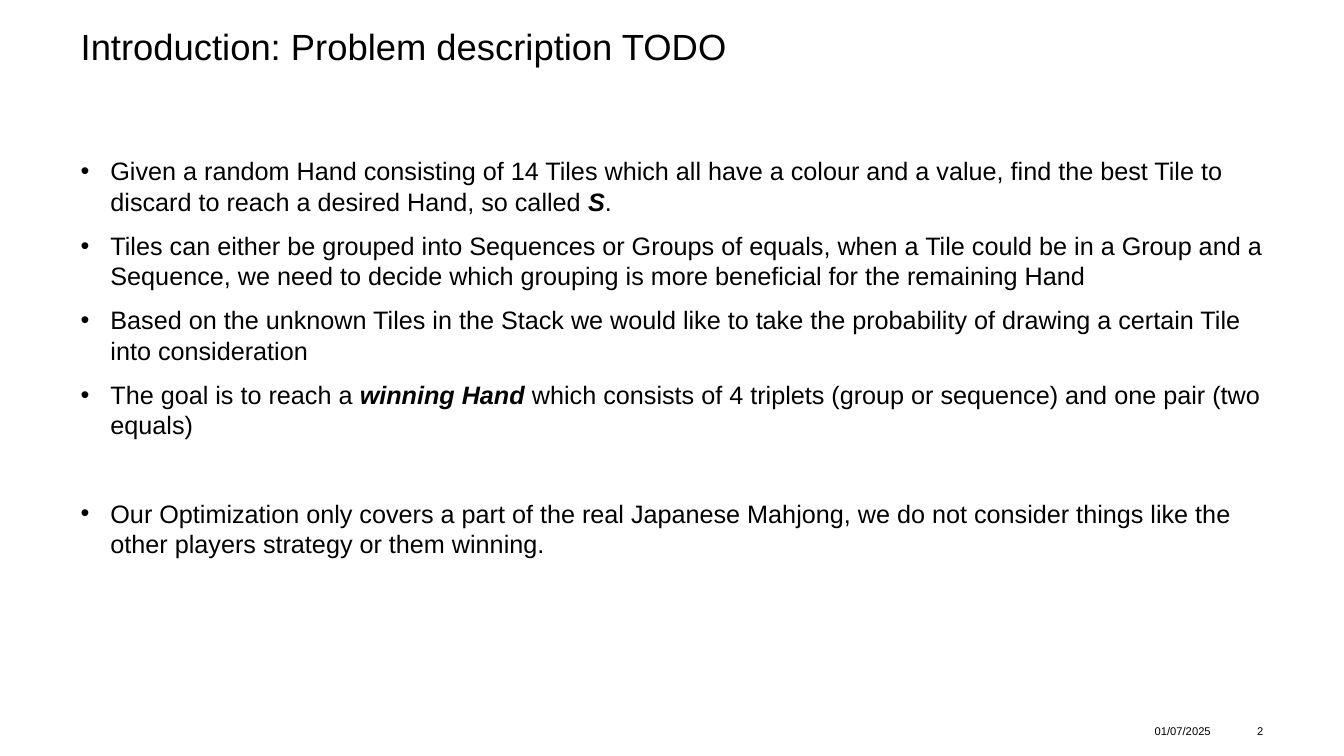
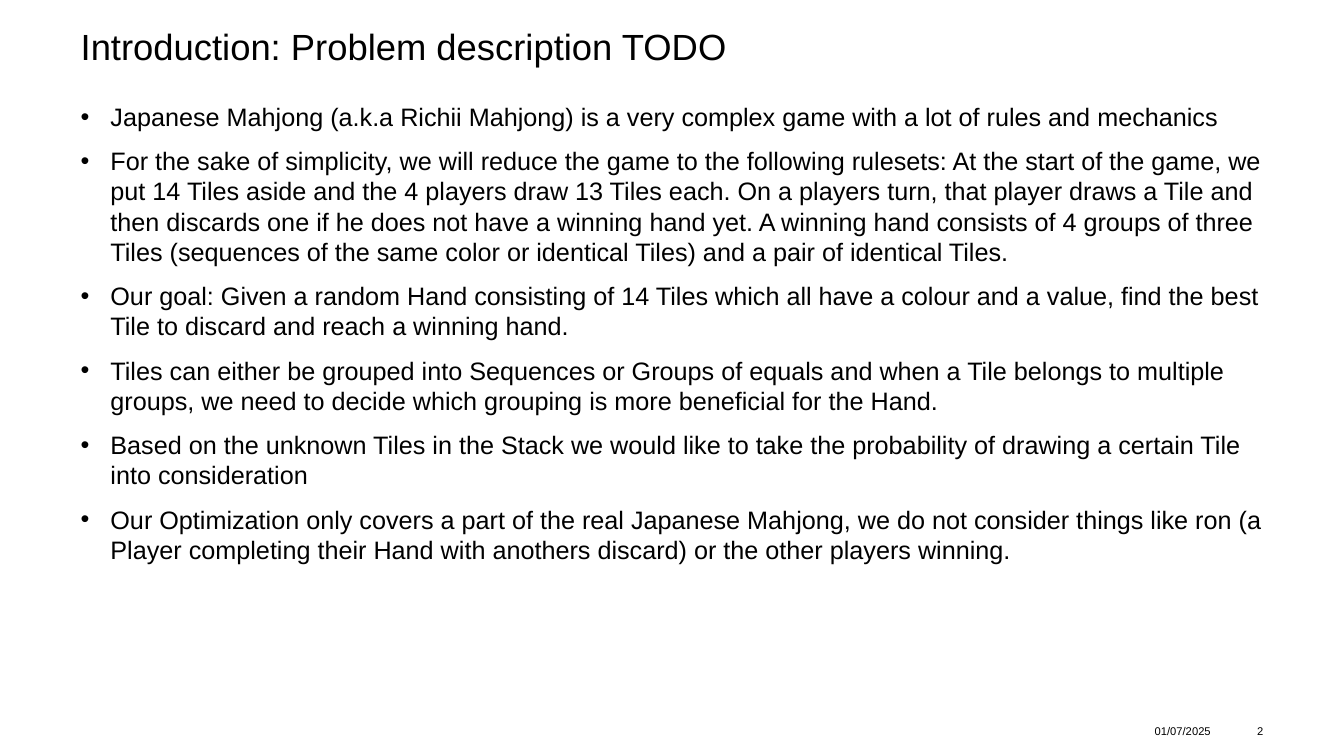
Before and after one commit to adidell01/MahjongOptimization, a slide deck: slide 2 of ProjectPresentation_asadikovic_jlyrer.pptx. Drawn at 1344x756 pixels with LibreOffice and Linux fonts; fonts in the diff are those of the drawing; background and template pictures are left out. Boxes give left, top, right and bottom in pixels: in the first picture for what was removed or moved away, otherwise in the second. Text is boxed around its words. In the diff, an @@ line names an element or a change of style, - is before the commit and + after.

Commit message:
ppt changes

```diff
--- a/ProjectPresentation_asadikovic_jlyrer.pptx
+++ b/ProjectPresentation_asadikovic_jlyrer.pptx
@@ text "Japanese Mahjong (a.k.a Richii Mahjong) ...": place and size @@
-text "Japanese Mahjong (a.k.a Richii Mahjong) ..." at [110,161,1262,559]
+text "Japanese Mahjong (a.k.a Richii Mahjong) ..." at [110,107,1261,564]
@@ text at [110,107,1260,415]: text changed @@
-• Given a random Hand consisting of 14 Tiles which all have a colour and a value, find the best Tile to discard to reach a desired Hand, so called S.
-• Tiles can either be grouped into Sequences or Groups of equals, when a Tile could be in a Group and a Sequence, we need to decide which grouping is more beneficial for the remaining Hand
+• Japanese Mahjong (a.k.a Richii Mahjong) is a very complex game with a lot of rules and mechanics
+• For the sake of simplicity, we will reduce the game to the following rulesets: At the start of the game, we put 14 Tiles aside and the 4 players draw 13 Tiles each. On a players turn, that player draws a Tile and then discards one if he does not have a winning hand yet. A winning hand consists of 4 groups of three Tiles (sequences of the same color or identical Tiles) and a pair of identical Tiles.
+• Our goal: Given a random Hand consisting of 14 Tiles which all have a colour and a value, find the best Tile to discard and reach a winning hand.
+• Tiles can either be grouped into Sequences or Groups of equals and when a Tile belongs to multiple groups, we need to decide which grouping is more beneficial for the Hand.
@@ text at [110,510,1261,564]: text changed @@
-• The goal is to reach a winning Hand which consists of 4 triplets (group or sequence) and one pair (two equals)
-• Our Optimization only covers a part of the real Japanese Mahjong, we do not consider things like the other players strategy or them winning.
+• Our Optimization only covers a part of the real Japanese Mahjong, we do not consider things like ron (a Player completing their Hand with anothers discard) or the other players winning.
```
Also in this commit, not shown: 2 other slides changed, 2 slides added.
